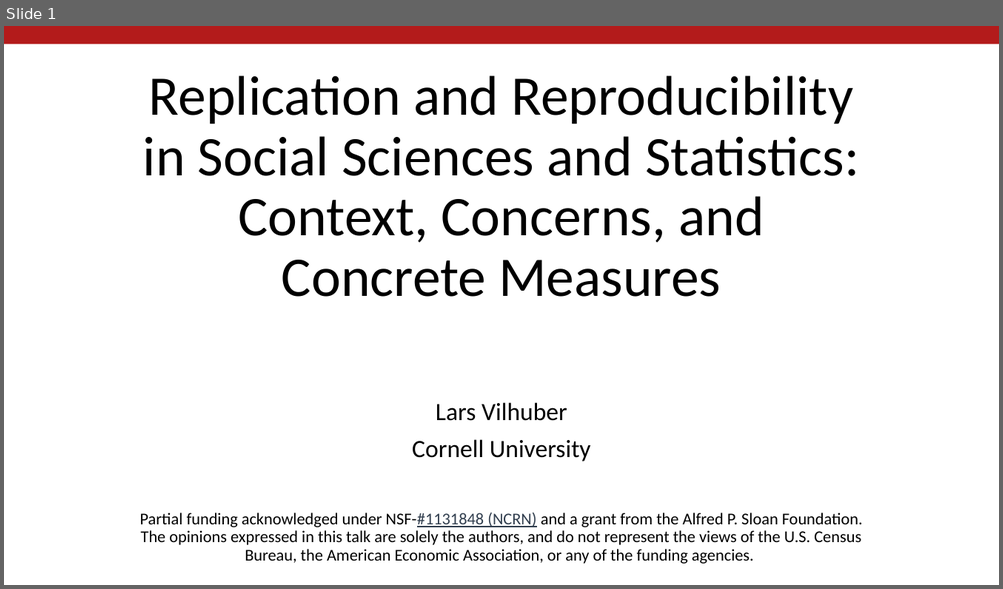
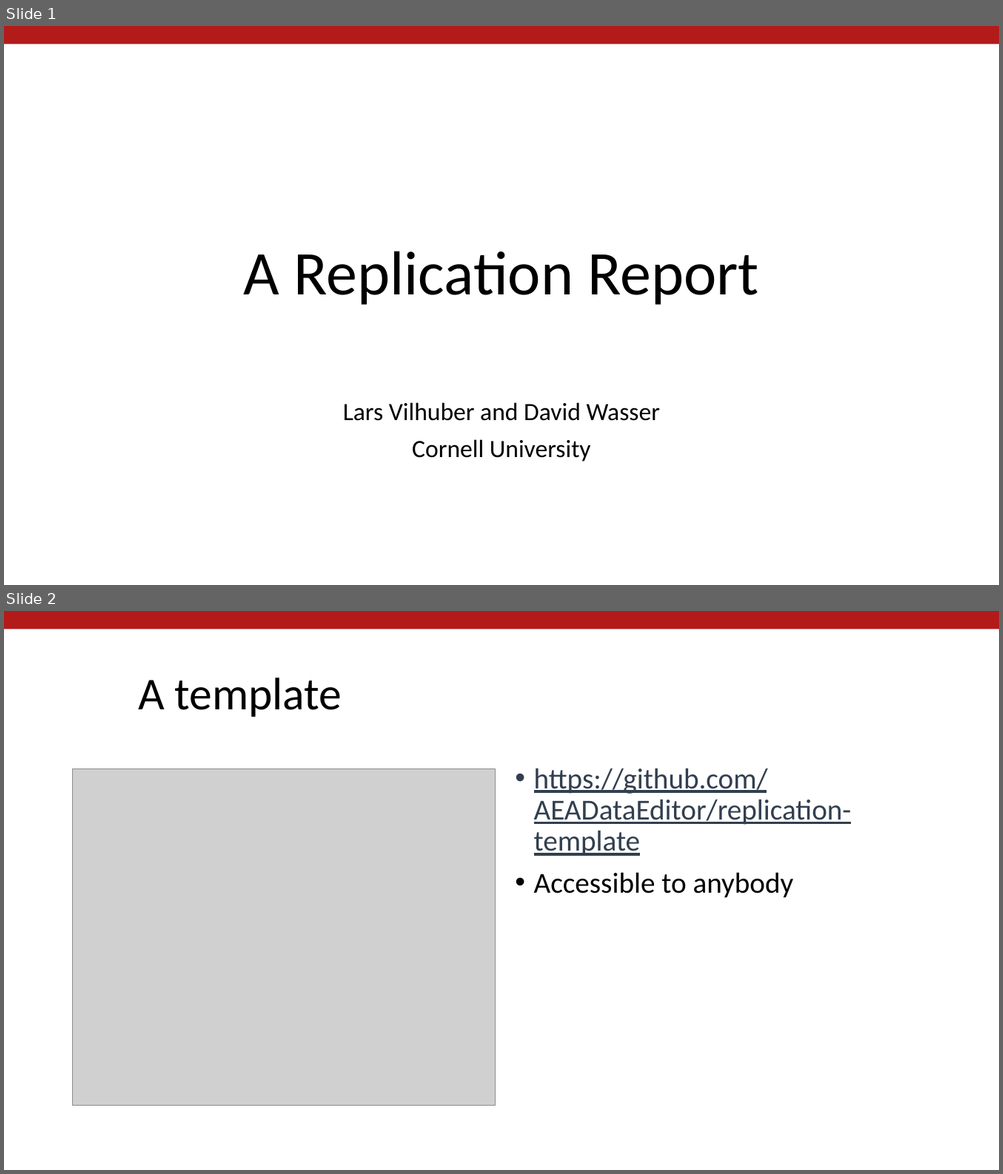
Before and after one commit to labordynamicsinstitute/replicability-training, a slide deck: Fall 2019/Overview-Motivation-AEA-Replication.pptx. Shown one above the other, each under a label of ours: slide 1 before the commit, slides 1 and 2 after it. The pictures are 1003x589 and 1003x1174 pixels, drawn with LibreOffice and Linux fonts; fonts in the diff are those of the drawing; grey boxes stand for pictures; background and template pictures are left out. Boxes give left, top, right and bottom in pixels: in the first picture for what was removed or moved away, otherwise in the second. Text is boxed around its words. In the diff, an @@ line names an element or a change of style, - is before the commit and + after.

```diff
--- a/Fall 2019/Overview-Motivation-AEA-Replication.pptx
+++ b/Fall 2019/Overview-Motivation-AEA-Replication.pptx
@@ slide 2 added at box(4, 611, 999, 1170), background #FFFFFF; not listed: 1 template element that a slide beside it also shows @@
@@ title added at box(138, 678, 342, 717), 44 pt, text #000000 @@
+A template
@@ picture added at box(73, 769, 495, 1106) @@
@@ text added at box(534, 768, 851, 898), 28 pt, text #323F4F, underline @@
+• https://github.com/AEADataEditor/replication-template
+• Accessible to anybody
@@ slide 1 changed as well @@
@@ title at box(244, 251, 759, 305): text changed; size 54 to 60 pt @@
-Replication and Reproducibility in Social Sciences and Statistics: Context, Concerns, and Concrete Measures
+A Replication Report
@@ subtitle at box(343, 403, 660, 421): text changed @@
-Lars Vilhuber
+Lars Vilhuber and David Wasser
@@ subtitle at box(140, 513, 862, 564): paragraph removed @@
-Partial funding acknowledged under NSF-#1131848 (NCRN) and a grant from the Alfred P. Sloan Foundation.
-The opinions expressed in this talk are solely the authors, and do not represent the views of the U.S. Census Bureau, the American Economic Association, or any of the funding agencies.
```
Also in this commit, not shown: 5 other slides added, 27 slides removed.
